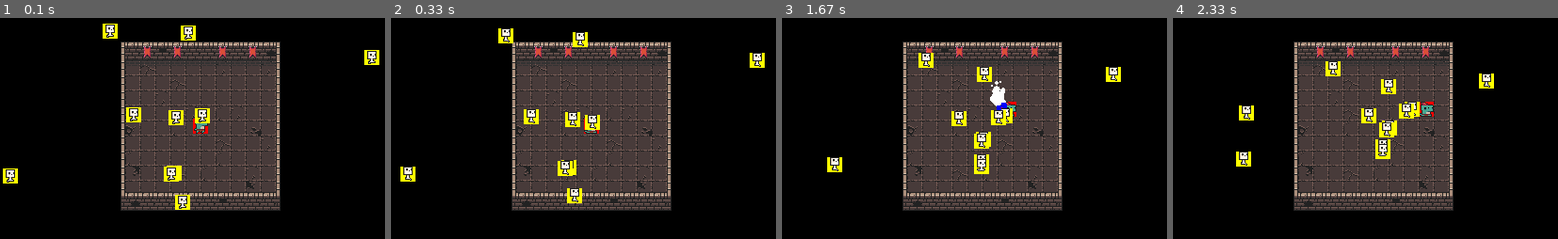
Above: before the commit, frames 1-4 (left to right).
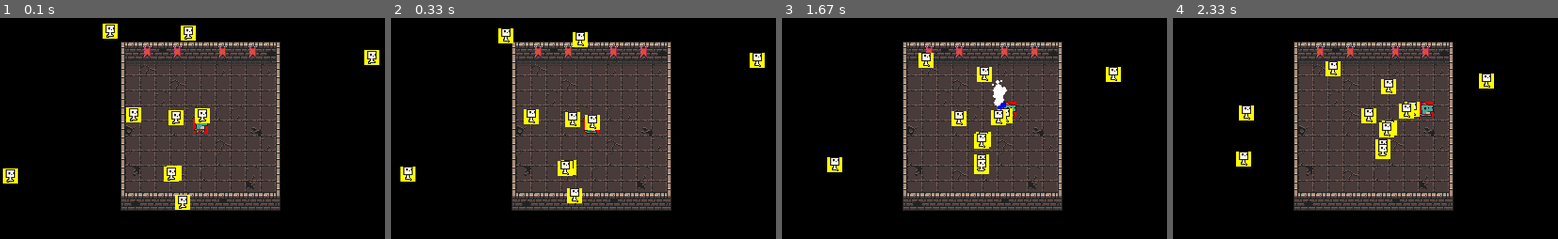
Above: after the commit, the same moments.

Repository: RDGMR/pygame-dungeon-shooter
Game: pygame game, started from main.py
Same seed, same stepped clock (60 frames per second), same inputs: the game is played once before the commit and once after it.
Inputs (mouse positions are in pixels of both pictures, inside the frame that each line leads up to):
- Up to frame 1 (0.1 s): no input
- Up to frame 2 (0.33 s): no input
- Up to frame 3 (1.67 s): press the mouse at (966, 135) at 0.37 s; move the mouse to (1039, 126) at 0.47 s; release the mouse at (1113, 119) at 0.6 s; hold Right 0.67-1.13 s; move the mouse to (986, 139) at 0.7 s; tap E at 0.82 s; hold Up 1.17-1.47 s; press the mouse at (966, 135) at 1.53 s; move the mouse to (1047, 170) at 1.63 s
- Up to frame 4 (2.33 s): release the mouse at (1519, 205) at 1.77 s; hold Right 1.83-2.3 s; tap E at 1.98 s

Frames 1-2 are identical in both runs. In frame 3, 0.1% of the frame differs, in the area x 54-59%, y 28-42%; in frame 4, nothing differs.

Commit message:
:recycle: Move bullets into bullet_manager.

Diff:
--- a/bullet.py
+++ b/bullet.py
@@ -1,24 +1,46 @@
+from particles import Particle_manager
 import pygame
 import math
 
-class Bullet:
-    def __init__(self, Player):
+class Bullet_manager:
+    def __init__(self, Player, enemies, particle_manager):
         self.Player = Player
-        self.screen = self.Player.screen
-        self.x = self.Player.rect.x
-        self.y = self.Player.rect.y
-
-        mouse_x, mouse_y = pygame.mouse.get_pos()
-        distance_x = mouse_x - self.Player.rect.x
-        distance_y = mouse_y - self.Player.rect.y
-        angle = math.atan2(distance_y, distance_x)
-        vel = 1.5
-        self.vel_x = vel * math.cos(angle)
-        self.vel_y = vel * math.sin(angle)
+        self.enemies = enemies
+        self.particle_manager = particle_manager
+        self.bullets = []
 
     def update(self):
-        self.x += self.vel_x
-        self.y += self.vel_y
+        if self.Player.shooting:
+            self.spawn()
+
+        for bullet in self.bullets:
+            self.particle_manager.add((bullet.x, bullet.y))
+            bullet.x += bullet.vel_x
+            bullet.y += bullet.vel_y
+            for enemy in self.enemies:
+                if pygame.Rect(bullet.x, bullet.y, 5, 5).colliderect(enemy):
+                    enemy.hp -= 1
+                    bullet.hp -= 1
+            if bullet.hp <= 0 or bullet.x < 0 - 5 or bullet.x > 426 or bullet.y < 0 - 5 or bullet.y > 240:
+                self.bullets.remove(bullet)
 
     def render(self):
-        pygame.draw.rect(self.screen, "BLUE", (self.x, self.y, 5, 5))
+        for bullet in self.bullets:
+            pygame.draw.rect(self.Player.screen, "BLUE", (bullet.x, bullet.y, 5, 5))
+
+    def spawn(self):
+        self.bullets.append(self.Bullet(self.Player.rect))
+
+    class Bullet:
+        def __init__(self, origin):
+            self.x = origin.x
+            self.y = origin.y
+            self.hp = 1
+            mouse_x, mouse_y = pygame.mouse.get_pos()
+            distance_x = mouse_x - origin.x
+            distance_y = mouse_y - origin.y
+            angle = math.atan2(distance_y, distance_x)
+            vel = 1.5
+
+            self.vel_x = vel * math.cos(angle)
+            self.vel_y = vel * math.sin(angle)
--- a/enemy.py
+++ b/enemy.py
@@ -4,10 +4,9 @@
 import math
 
 class Enemy_manager:
-    def __init__(self, target, bullets):
+    def __init__(self, target):
         self.screen = target.screen
         self.target = target
-        self.bullets = bullets
         self.enemies = []
 
         self.sprites = []
@@ -26,12 +25,6 @@
     def update(self):
         for enemy in self.enemies:
             enemy.update(self.target)
-
-            for bullet in self.bullets:
-                if enemy.rect.colliderect((bullet.x, bullet.y, 5, 5)):
-                    enemy.hp -= 1
-                    self.bullets.remove(bullet)
-                    # break
 
             if enemy.current_sprite >= len(self.sprites):
                 enemy.current_sprite = 0
--- a/main.py
+++ b/main.py
@@ -1,7 +1,7 @@
 import pygame
 from pygame.locals import *
 from player import Player
-from bullet import Bullet
+from bullet import Bullet_manager
 from map import Map
 from particles import Particle_manager
 from enemy import Enemy_manager
@@ -14,11 +14,11 @@
 size = width, height = 426, 240 # sei la man
 screen = pygame.display.set_mode(size, pygame.SCALED)
 running = True
-bullets = []
 Map = Map(screen)
 Player = Player(screen, Map)
 particle_manager = Particle_manager(screen)
-enemy_manager = Enemy_manager(Player, bullets)
+enemy_manager = Enemy_manager(Player)
+bullet_manager = Bullet_manager(Player, enemy_manager.enemies, particle_manager)
 
 # Game loop.
 while running:
@@ -63,17 +63,9 @@
         elif event.type == MOUSEBUTTONUP:
             Player.shooting = False
 
-    # Update.
-    if Player.shooting:
-        bullets.append(Bullet(Player))
     Player.update()
-    for bullet in bullets:
-        bullet.update()
-        particle_manager.add((bullet.x, bullet.y))
-        # this is ugly
-        if bullet.x < 0 - 5 or bullet.y < 0 - 5 or bullet.x > width or bullet.y > height: # hardcoded
-            bullets.remove(bullet)
     enemy_manager.update()
+    bullet_manager.update()
     particle_manager.update()
 
     # Draw.
@@ -81,9 +73,8 @@
     Map.render()
     Player.render()
     enemy_manager.render()
+    bullet_manager.render()
     particle_manager.render()
-    for bullet in bullets:
-        bullet.render()
 
     pygame.display.flip()
     fpsClock.tick(fps)
